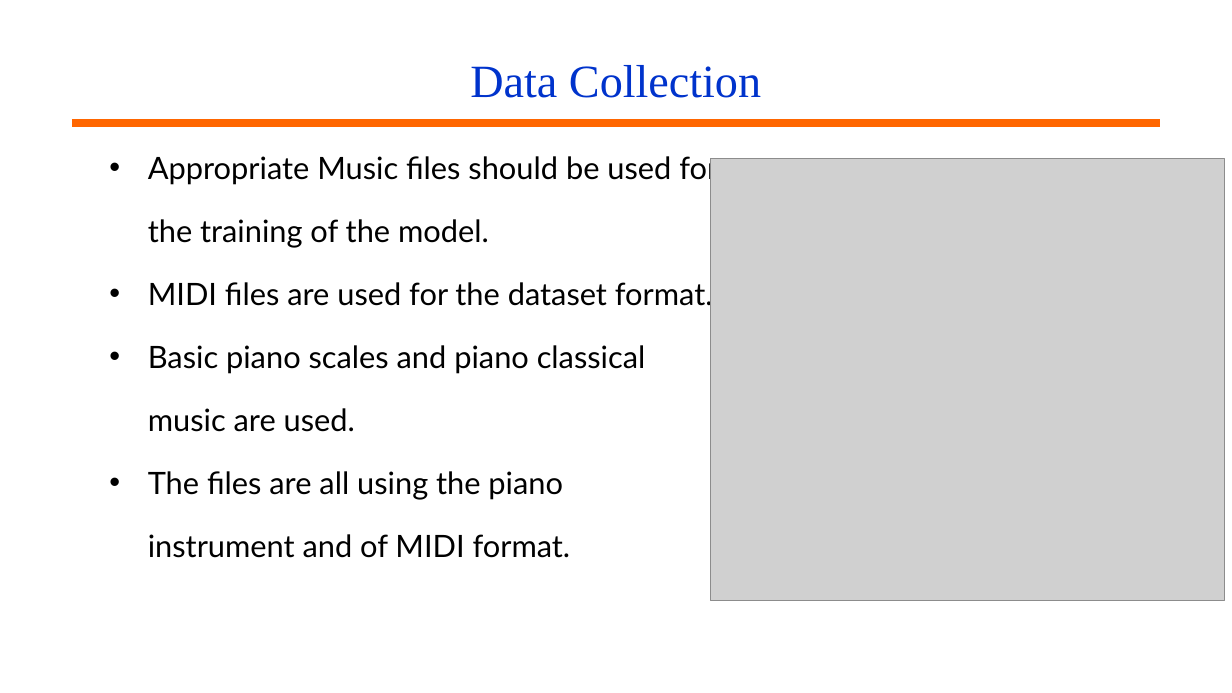
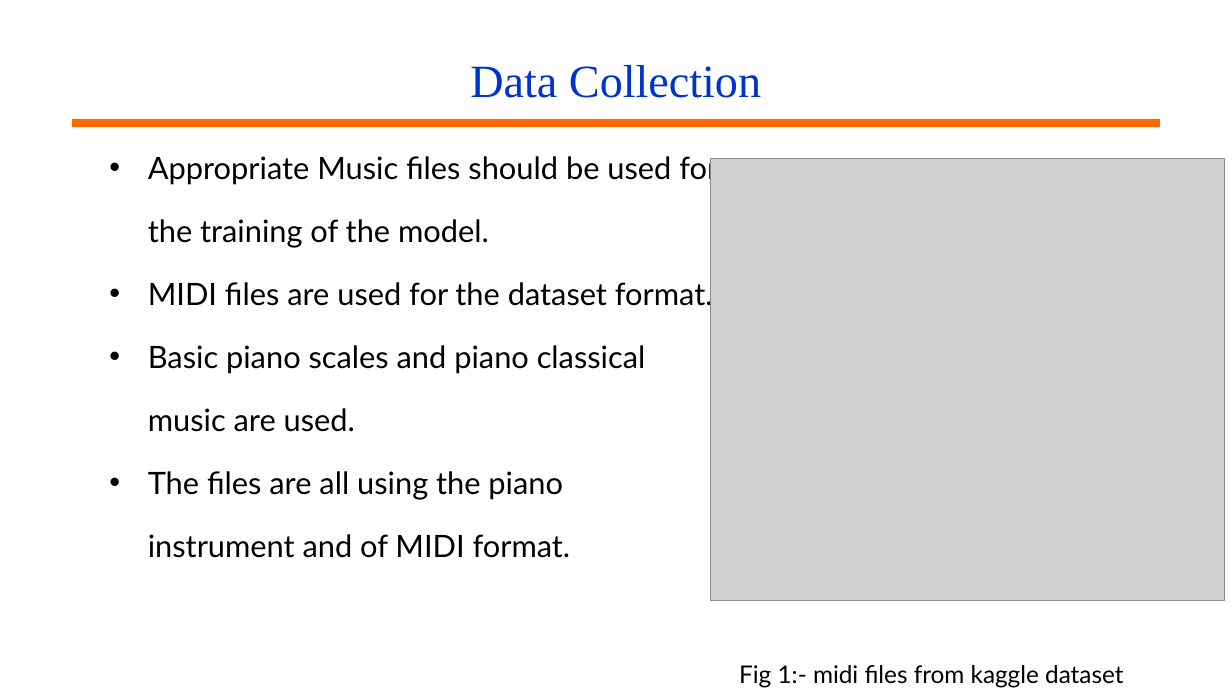
Before and after one commit to jerinjoseph121/Music-Generation, a slide deck: slide 6 of Presentation/Music Generation Major Project.pptx. Drawn at 1232x693 pixels with LibreOffice and Linux fonts; fonts in the diff are those of the drawing; grey boxes stand for pictures; background and template pictures are left out. Boxes give left, top, right and bottom in pixels: in the first picture for what was removed or moved away, otherwise in the second. Text is boxed around its words. In the diff, an @@ line names an element or a change of style, - is before the commit and + after.

```diff
--- a/Presentation/Music Generation Major Project.pptx
+++ b/Presentation/Music Generation Major Project.pptx
@@ text at (x1=739, y1=665, x2=1123, y2=688): paragraph added @@
+Fig 1:- midi files from kaggle dataset
```
Also in this commit, not shown: 8 other slides changed, 6 slides added, 2 slides removed.
